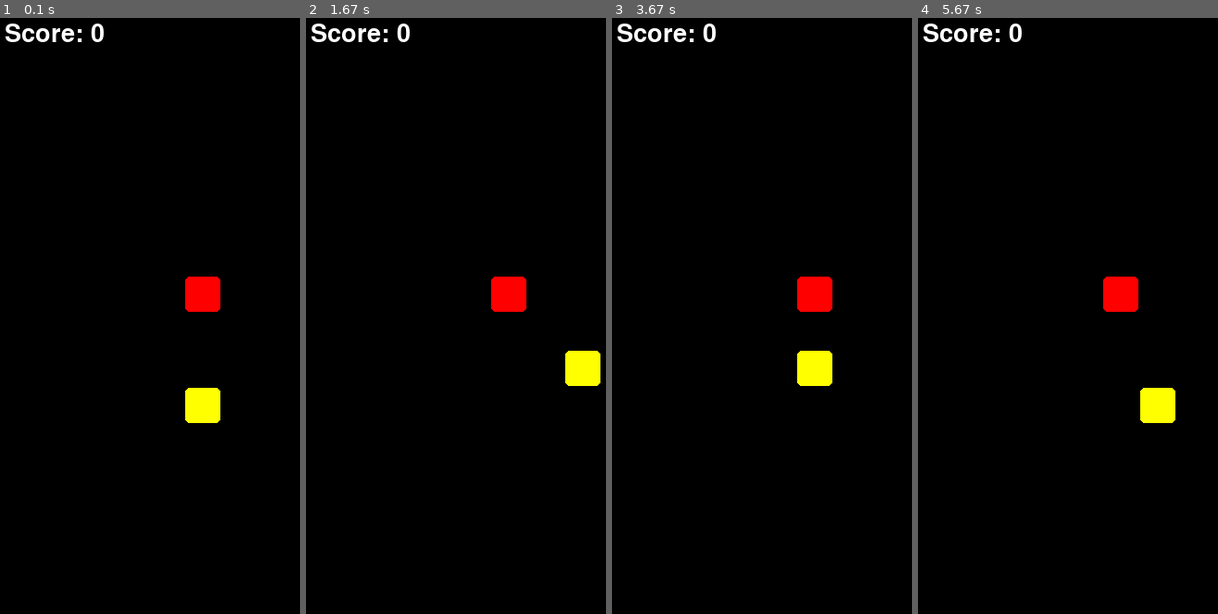
Above: before the commit, frames 1-4 (left to right).
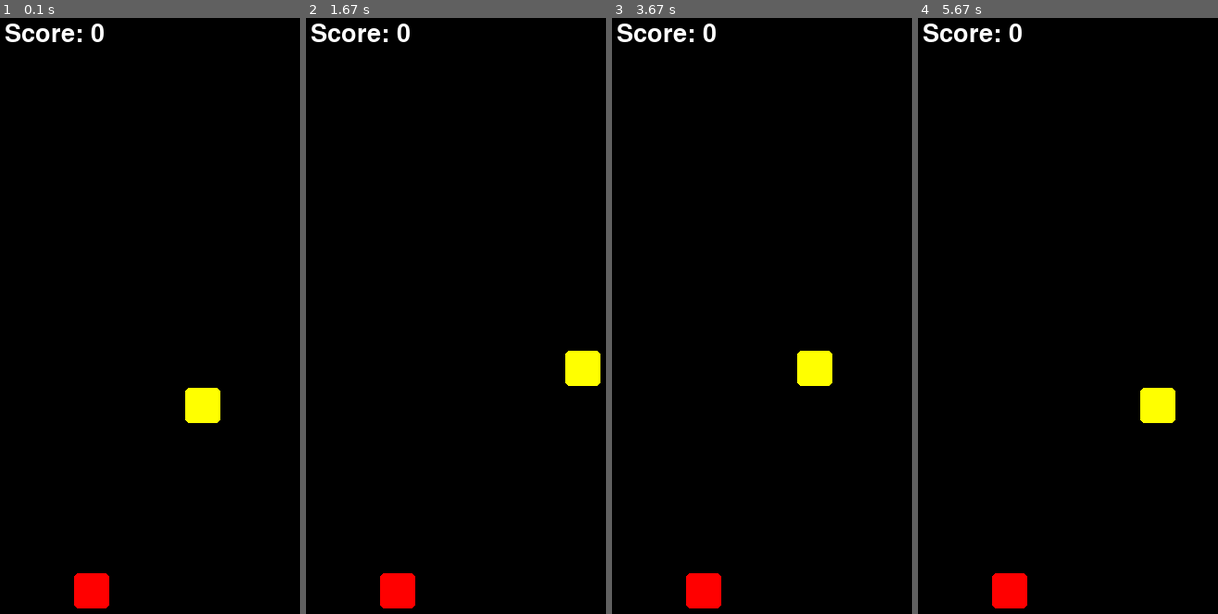
Above: after the commit, the same moments.

Repository: olegsklyarov/pygame-snake
Game: pygame game, started from snake.py
Same seed, same stepped clock (60 frames per second), same inputs: the game is played once before the commit and once after it.
Inputs:
- Up to frame 1 (0.1 s): no input
- Up to frame 2 (1.67 s): hold Right 0.33-0.8 s; hold Up 0.83-1.3 s; hold Right from 1.33 s (still down)
- Up to frame 3 (3.67 s): release Right at 1.8 s; hold Left 1.83-2.37 s; hold Down 2.4-2.7 s; hold Left 2.73-3.13 s; hold Up 3.17-3.53 s; hold Right from 3.57 s (still down)
- Up to frame 4 (5.67 s): release Right at 4.2 s; hold Down 4.23-4.6 s; hold Left 4.63-5.1 s; hold Right 5.13-5.6 s

The runs differ from the first frame. In frame 1, 1.4% of the frame differs, in the area x 24-74%, y 43-100%; in frame 2, 1.4%; in frame 3, 1.4%; in frame 4, 1.4%.

Commit message:
infrastructure

Diff:
--- a/snake.py
+++ b/snake.py
@@ -1,5 +1,6 @@
 from src.game import Game
+from src.infrastructure import Infrastructure
 
 if __name__ == "__main__":
-    game = Game()
+    game = Game(Infrastructure())
     game.loop()
--- /dev/null
+++ b/src/direction.py
@@ -0,0 +1,7 @@
+from enum import Enum
+
+class Direction(Enum):
+    UP = 1
+    RIGHT = 2
+    DOWN = 3
+    LEFT = 4
--- a/src/field.py
+++ /dev/null
@@ -1,27 +0,0 @@
-from random import randrange
-from .element import Element
-
-
-class Field:
-    def __init__(self, width, height):
-        self.height = height
-        self.width = width
-
-    def gen_random_element(self) -> Element:
-        return Element(
-            randrange(0, self.width),
-            randrange(0, self.height),
-        )
-
-    def get_center_element(self) -> Element:
-        return Element(
-            self.width // 2,
-            self.height // 2,
-        )
-
-    def get_center_tuple(self, scale) -> tuple:
-        e = self.get_center_element()
-        return (e.x * scale, e.y * scale)
-
-    def contains(self, e: Element) -> bool:
-        return 0 <= e.x < self.width and 0 <= e.y < self.height
--- a/src/game.py
+++ b/src/game.py
@@ -1,20 +1,16 @@
-import pygame
-from .field import Field
-from .snake import Snake, Direction
+from random import randrange
+from .snake import Snake
 from .element import Element
+from .infrastructure import Infrastructure
 from .constants import *
 
 
 class Game:
-    def __init__(self) -> None:
-        pygame.init()
-        self.font = pygame.font.Font(None, SCALE)
-        self.screen = pygame.display.set_mode([WIDTH * SCALE, HEIGHT * SCALE])
-        self.clock = pygame.time.Clock()
-
-        self.field = Field(WIDTH, HEIGHT)
-        self.snake = Snake(self.field)
-        self.apple = self.gen_new_apple()
+    def __init__(self, infrastructure: Infrastructure) -> None:
+        self.infrastructure = infrastructure
+        head = self.get_center_element()
+        self.snake = Snake(head)
+        self.apple = self.gen_apple()
 
         self.tick_counter = 0
         self.score = 0
@@ -22,62 +18,51 @@
         self.is_running = True
         self.is_game_over = False
 
-    def gen_new_apple(self) -> Element:
+    def gen_random_element(self) -> Element:
+        return Element(
+            randrange(0, WIDTH),
+            randrange(0, HEIGHT),
+        )
+
+    def get_center_element(self) -> Element:
+        return Element(
+            WIDTH // 2,
+            HEIGHT // 2,
+        )
+
+    def is_field_containts(self, element: Element) -> bool:
+        return 0 <= element.x < WIDTH and 0 <= element.y < HEIGHT
+
+    def gen_apple(self) -> Element:
         candidate = None
         while candidate is None:
-            candidate = self.field.gen_random_element()
+            candidate = self.gen_random_element()
             if self.snake.contains(candidate):
                 candidate = None
         return candidate
 
     def is_good_head(self, head: Element) -> bool:
-        return self.field.contains(head) and not self.snake.contains(head)
+        return self.is_field_containts(head) and not self.snake.contains(head)
 
     def process_events(self) -> None:
-        for event in pygame.event.get():
-            if event.type == pygame.QUIT:
-                print("quit event")
-                self.is_running = False
-
-        key = pygame.key.get_pressed()
-
-        if key[pygame.K_UP]:
-            self.snake.set_direction(Direction.DOWN)
-        if key[pygame.K_RIGHT]:
-            self.snake.set_direction(Direction.RIGHT)
-        if key[pygame.K_DOWN]:
-            self.snake.set_direction(Direction.UP)
-        if key[pygame.K_LEFT]:
-            self.snake.set_direction(Direction.LEFT)
-
-    def draw_element(self, x, y, color):
-        pygame.draw.rect(
-            self.screen,
-            pygame.Color(color),
-            (x * SCALE, y * SCALE, ELEMENT_SIZE, ELEMENT_SIZE),
-            0,
-            RADIUS,
-        )
+        if self.infrastructure.is_quit_event():
+            self.is_running = False
+        new_direction = self.infrastructure.get_pressed_key()
+        if new_direction is not None:
+            self.snake.set_direction(new_direction)
 
     def render(self) -> None:
-        self.screen.fill(SCREEN_COLOR)
+        self.infrastructure.fill_screen()
         for e in self.snake.snake:
-            self.draw_element(e.x, e.y, SNAKE_COLOR)
+            self.infrastructure.draw_element(e.x, e.y, SNAKE_COLOR)
 
-        self.draw_element(self.apple.x, self.apple.y, APPLE_COLOR)
-        self.screen.blit(
-            self.font.render(f"Score: {self.score}", True, pygame.Color(SCORE_COLOR)),
-            (5, 5),
-        )
+        self.infrastructure.draw_element(self.apple.x, self.apple.y, APPLE_COLOR)
+        self.infrastructure.draw_score(self.score)
 
         if self.is_game_over:
-            message = self.font.render("GAME OVER", 1, pygame.Color(GAME_OVER_COLOR))
-            self.screen.blit(
-                message, message.get_rect(center=self.field.get_center_tuple(SCALE))
-            )
+            self.infrastructure.draw_game_over()
 
-        pygame.display.update()
-        self.clock.tick(FPS)
+        self.infrastructure.update_and_tick()
 
     def update_state(self) -> None:
         if self.is_game_over:
@@ -90,7 +75,7 @@
                 self.snake.enqueue(new_head)
                 if new_head == self.apple:
                     self.score += 1
-                    self.apple = self.gen_new_apple()
+                    self.apple = self.gen_apple()
                 else:
                     self.snake.dequeue()
             else:
@@ -101,4 +86,4 @@
             self.process_events()
             self.update_state()
             self.render()
-        pygame.quit()
+        self.infrastructure.quit()
--- /dev/null
+++ b/src/infrastructure.py
@@ -0,0 +1,63 @@
+import pygame
+from .direction import Direction
+from .constants import *
+
+
+class Infrastructure:
+    def __init__(self):
+        pygame.init()
+        self.font = pygame.font.Font(None, SCALE)
+        self.screen = pygame.display.set_mode([WIDTH * SCALE, HEIGHT * SCALE])
+        self.clock = pygame.time.Clock()
+
+    def is_quit_event(self) -> bool:
+        for event in pygame.event.get():
+            if event.type == pygame.QUIT:
+                print("quit event")
+                return True
+        return False
+
+    def get_pressed_key(self) -> Direction | None:
+        key = pygame.key.get_pressed()
+        if key[pygame.K_UP]:
+            return Direction.DOWN
+        if key[pygame.K_RIGHT]:
+            return Direction.RIGHT
+        if key[pygame.K_DOWN]:
+            return Direction.UP
+        if key[pygame.K_LEFT]:
+            return Direction.LEFT
+
+        return None
+
+    def fill_screen(self):
+        self.screen.fill(SCREEN_COLOR)
+
+    def draw_element(self, x, y, color):
+        pygame.draw.rect(
+            self.screen,
+            pygame.Color(color),
+            (x * SCALE, y * SCALE, ELEMENT_SIZE, ELEMENT_SIZE),
+            0,
+            RADIUS,
+        )
+
+    def draw_score(self, score: int) -> None:
+        self.screen.blit(
+            self.font.render(f"Score: {score}", True, pygame.Color(SCORE_COLOR)),
+            (5, 5),
+        )
+
+    def draw_game_over(self) -> None:
+        message = self.font.render("GAME OVER", 1, pygame.Color(GAME_OVER_COLOR))
+        self.screen.blit(
+            message,
+            message.get_rect(center=((WIDTH // 2 * SCALE), (HEIGHT // 2 * SCALE))),
+        )
+
+    def update_and_tick(self) -> None:
+        pygame.display.update()
+        self.clock.tick(FPS)
+
+    def quit(self) -> None:
+        pygame.quit()
--- a/src/snake.py
+++ b/src/snake.py
@@ -1,22 +1,12 @@
 from collections import deque
-from enum import Enum
-
-from .field import Field
 from .element import Element
-
-
-class Direction(Enum):
-    UP = 1
-    RIGHT = 2
-    DOWN = 3
-    LEFT = 4
+from .direction import Direction
 
 
 class Snake:
-    def __init__(self, field: Field):
-        self.field = field
+    def __init__(self, head: Element):
         self.snake = deque()
-        self.snake.appendleft(field.get_center_element())
+        self.snake.appendleft(head)
         self.direction = Direction.RIGHT
 
     def contains(self, element: Element) -> bool:
